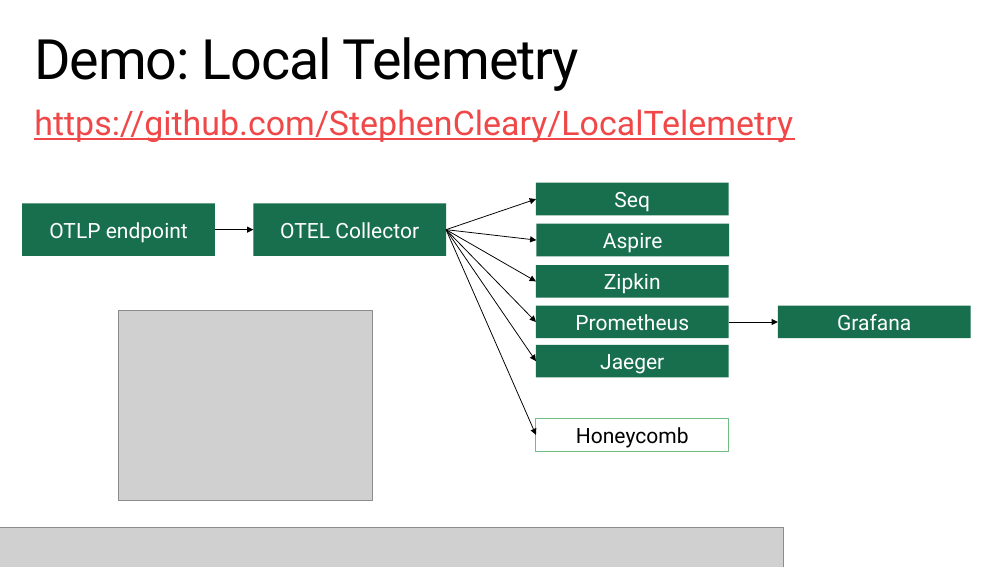
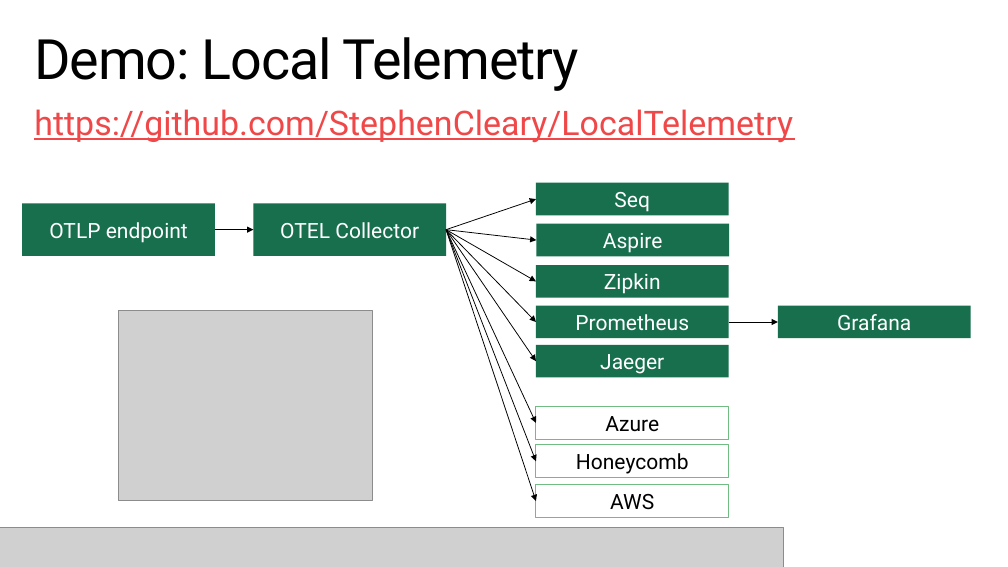
Before and after one commit to StephenCleary/Presentations, a slide deck: slide 10 of Telemetry/Logging Hero.pptx. Drawn at 1008x567 pixels with LibreOffice and Linux fonts; fonts in the diff are those of the drawing; grey boxes stand for pictures; background and template pictures are left out. Boxes give left, top, right and bottom in pixels: in the first picture for what was removed or moved away, otherwise in the second. Text is boxed around its words. In the diff, an @@ line names an element or a change of style, - is before the commit and + after.

```diff
--- a/Telemetry/Logging Hero.pptx
+++ b/Telemetry/Logging Hero.pptx
@@ arrow moved from (446, 230) - (536, 435) to (446, 230) - (536, 461) @@
@@ arrow added from (446, 230) to (536, 423), #000000 0.75 pt @@
@@ arrow added from (446, 230) to (536, 501), #000000 0.75 pt @@
@@ rectangle added at box(536, 407, 729, 439), fill #FFFFFF, outline #70BC82 0.85 pt, 20 pt, text #000000 @@
+Azure
@@ rectangle "Honeycomb": place and size @@
-rectangle "Honeycomb" at box(536, 419, 729, 451)
+rectangle "Honeycomb" at box(536, 445, 729, 478)
@@ rectangle added at box(536, 485, 729, 517), fill #FFFFFF, outline #70BC82 0.85 pt, 20 pt, text #000000 @@
+AWS
```
Also in this commit, not shown: 2 other slides changed.
